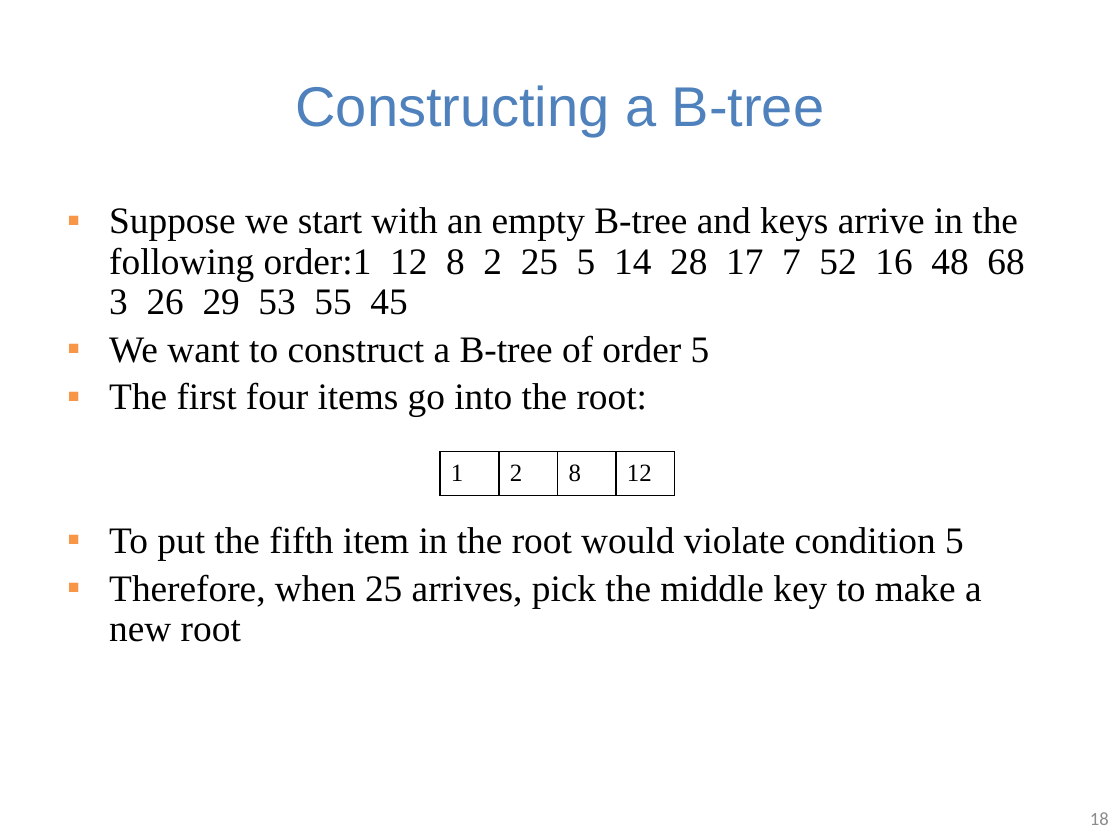
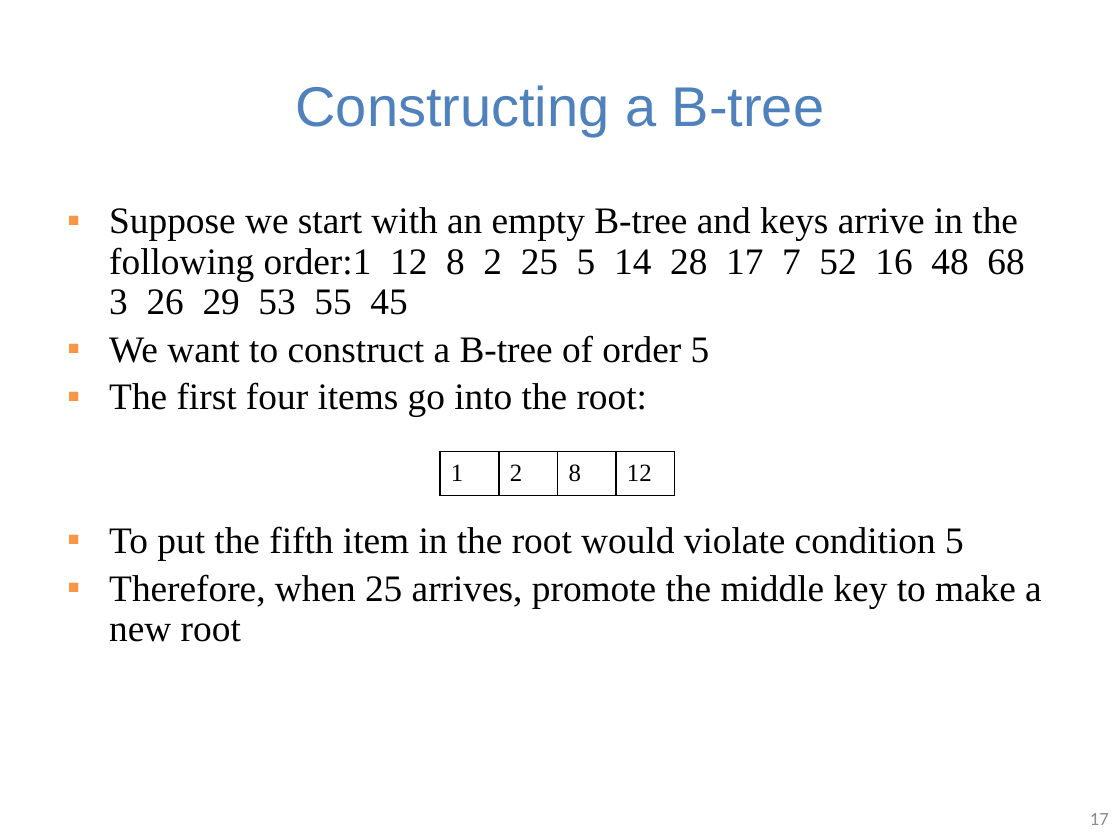
Before and after one commit to guhofstra/CSC111Fa25, a slide deck: slide 17 of PPTs/Lecture 10-2-3 trees B trees.pptx (slide 18 before the commit). Drawn at 1120x840 pixels with LibreOffice and Linux fonts; fonts in the diff are those of the drawing. Boxes give left, top, right and bottom in pixels: in the first picture for what was removed or moved away, otherwise in the second. Text is boxed around its words. In the diff, an @@ line names an element or a change of style, - is before the commit and + after.

```diff
--- a/PPTs/Lecture 10-2-3 trees B trees.pptx
+++ b/PPTs/Lecture 10-2-3 trees B trees.pptx
@@ text at <box>109,574,1042,642</box>: text changed @@
-▪ Therefore, when 25 arrives, pick the middle key to make a new root
+▪ Therefore, when 25 arrives, promote the middle key to make a new root
@@ page number at <box>1090,813,1109,825</box>: text changed @@
-18
+17
```
Also in this commit, not shown: 9 other slides changed, 3 slides removed, 1 other file.
